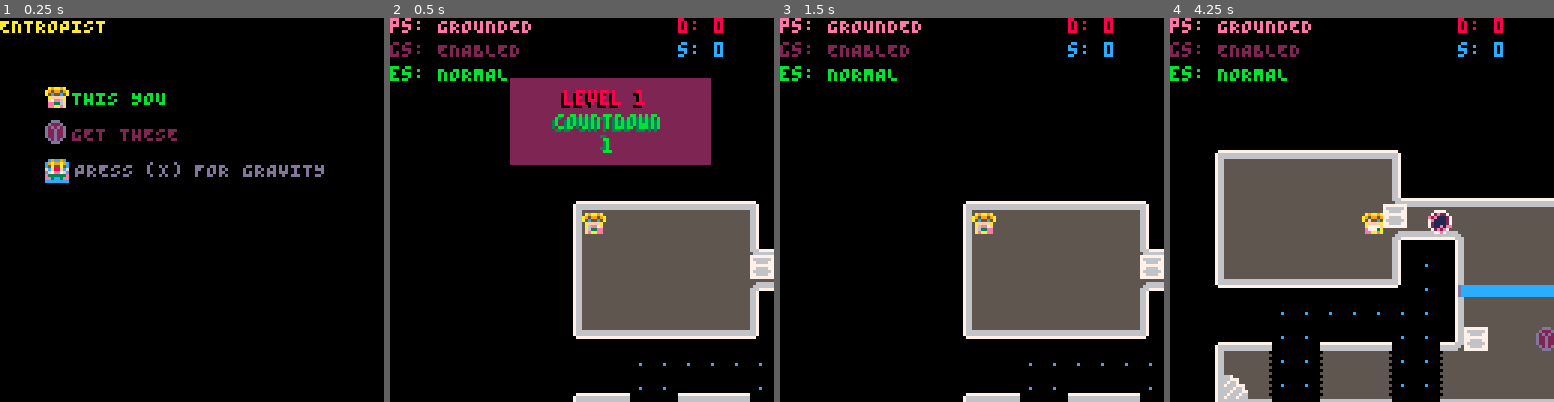
Above: before the commit, frames 1-4 (left to right).
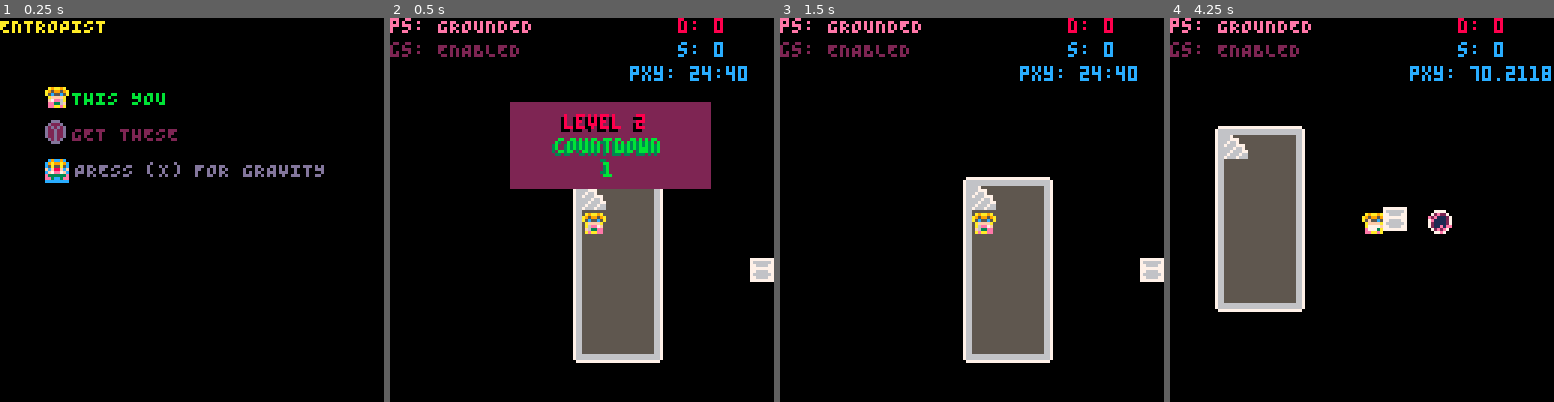
Above: after the commit, the same moments.

Repository: kitasuna/pico8-ttuor
Game: PICO-8 cartridge main.p8
Same seed, same stepped clock (60 frames per second), same inputs: the game is played once before the commit and once after it.
Inputs:
- Up to frame 1 (0.25 s): no input
- Up to frame 2 (0.5 s): tap X (X key) at 0.33 s
- Up to frame 3 (1.5 s): tap O (Z key) at 0.7 s; tap X (X key) at 1.07 s
- Up to frame 4 (4.25 s): hold Right 1.6-2.1 s; tap O (Z key) every 0.4 s from 1.7 to 4.1 s; tap X (X key) at 1.85, 2.97, 4.08 s; hold Up 2.15-2.42 s; hold Right 2.47-3.03 s; hold Left 3.08-3.58 s; hold Down 3.63-3.97 s; hold Right from 4.02 s (still down)

Frame 1 is identical in both runs. In frame 2, 23% of the frame differs, in the area x 0-100%, y 12-100%; in frame 3, 15%; in frame 4, 35%.

Commit message:
checkpointing, player coords need to be adjusted by map offset

Diff:
--- a/level.lua
+++ b/level.lua
@@ -2,17 +2,33 @@
   return {
     {
       label="01",
-      critical_mass=1,
-      map_offset_x = 16,
+      start_tile_x = 0, -- x index of the upper-left map tile to draw
+      start_tile_y = 0, -- y index of the upper left map tile to draw
+      map_offset_x = 0, -- use these values (in pixels) to offset the coordinates of entities and player
+      map_offset_y = 0, -- ... relative to the starting offset coordinate?
+      player_pos_x = ((1*8) + 0),
+      player_pos_y = ((3*8) + 0),
+      map_tile_width = 16,
+      map_tile_height = 14,
+      ents = {
+        {type=ENT_BOX, pos_x= (8*8)+0, pos_y = (5*8)+0},
+        {type=ENT_BOX, pos_x= (12*8)+0, pos_y = (10*8)+0},
+        {type=ENT_ITEM, pos_x= (14*8)+0, pos_y = (10*8)+0},
+        {type=ENT_BEAM, pos_x = (11*8)+0, pos_y = (8*8)+0},
+      }
+    },
+    {
+      label="02",
+      start_tile_x = 18, -- x index of the upper-left map tile to draw
+      start_tile_y = 0, -- y index of the upper left map tile to draw
+      map_offset_x = 16, -- use these values (in pixels) to offset the coordinates of entities and player
       map_offset_y = 16,
       player_pos_x = ((1*8) + 16),
-      player_pos_y = ((4*8) + 16),
+      player_pos_y = ((3*8) + 16),
+      map_tile_width = 5,
+      map_tile_height = 10,
       ents = {
-        {type=ENT_BOX, pos_x= (8*8)+16, pos_y = (6*8)+15},
-        {type=ENT_BOX, pos_x= (11*8)+16, pos_y = (11*8)+16},
-        {type=ENT_ITEM, pos_x= (14*8)+16, pos_y = (11*8)+16},
-        -- {type=ENT_ITEM, pos_x= 40, pos_y = 86},
-        {type=ENT_BEAM, pos_x = (8*11)+16, pos_y = (9*8)+16},
+        {type=ENT_BOX, pos_x= (8*8)+16, pos_y = (5*8)+16},
       }
     },
   }
--- a/main.p8
+++ b/main.p8
@@ -53,15 +53,16 @@
   cls()
 
   camera(-64 + player.pos_x,-64 + player.pos_y)
-  map(0, 0, level.map_offset_x, level.map_offset_y, 128, 32)
+  map(level.start_tile_x, level.start_tile_y, level.map_offset_x, level.map_offset_y, level.map_tile_width, level.map_tile_height)
+  -- map(level.map_offset_x, level.map_offset_y, 0, 0, 128, 32)
   print("ps: "..player.state, player.pos_x-64, player.pos_y-64, CLR_PNK)
   print("gs: "..grav_man.state, player.pos_x-64, player.pos_y-56, CLR_PRP)
-  print("es: "..ent_man.ents[1].state, player.pos_x-64, player.pos_y-48, CLR_GRN)
+  -- print("es: "..ent_man.ents[1].state, player.pos_x-64, player.pos_y-48, CLR_GRN)
   print("d: "..player.deaths, player.pos_x+32, player.pos_y-64, CLR_RED)
   print("s: "..player.score, player.pos_x+32, player.pos_y-56, CLR_BLU)
   -- print("ds: "..player.deaths, player.pos_x-64, player.pos_y-56, 14)
   -- print("fo: "..player.frame_offset, player.pos_x-64, player.pos_y-48, 14)
-  -- print("v: "..player.vel_x..":"..player.vel_y, 15)
+  print("pxy: "..player.pos_x..":"..player.pos_y, player.pos_x+16, player.pos_y-48, CLR_BLU)
   -- printh("v: "..player.vel_x..":"..player.vel_y)
   if player.invincible == false or (frame_counter % 4 == 1) then
     player.draw()
@@ -161,6 +162,14 @@
         end
       end
     end
+
+    local curr_map_x = (get_center_x(player) - player.map_offset_x) \ 8
+    local curr_map_y = (get_center_y(player) - player.map_offset_y) \ 8
+    if fget(mget(curr_map_x, curr_map_y), FLAG_STAIRS) then
+      printh("STAIRS!"..frame_counter)
+    end
+
+    --printh("x,y: "..player.pos_x..","..player.pos_y)
 
     -- if gravity.mass > level.critical_mass then
     if false then
@@ -273,7 +282,7 @@
   -- Load levels
   levels = get_levels()
 
-  level_index = 1
+  level_index = 2
 
   -- Set up timers table for later...
   timers = {}
@@ -481,21 +490,20 @@
 00000000000000000000000000000000000000000000000000000000000000000000000000000000000000000000000000000000000000000000000000000000
 03030303030303030303030303030303000000000000000000000000000000000000000000000000000000000000000000000000000000000000000000000000
 __gff__
-0001010101010101010101010101010101010100000000002040020004040404040404040000000000000010000000000000000000000000000000000000000002000000000000000000000000000000020202020200000000000000000000000000000000000000000000000000000000000000000000000000000000000000
+0001010101010101010101010101010101010100000000002042020004040404040404040000000000000010000000000000000000000000000000000000000002000000000000000000000000000000020202020200000000000000000000000000000000000000000000000000000000000000000000000000000000000000
 0000000000000000000000000000000000000000000000000000000000000000000000000000000000000000000000000000000000000000000000000000000000000000000000000000000000000000000000000000000000000000000000000000000000000000000000000000000000000000000000000000000000000000
 __map__
 555555555555005555555555551a1a1a1a1a1a00000000000000000000000000000000000000000000000000000000000000000000000000000000000000000000000000000000000000000000000000000000000000000000000000000000000000000000000000000000000000000000000000000000000000000000000000
-5555555555550055555555555555555555555500000000000000000000000000000000000000000000000000000000000000000000000000000000000000000000000000000000000000000000000000000000000000000000000000000000000000000000000000000000000000000000000000000000000000000000000000
-5555555555555555555555555555555555555500000000000000000000000000000000000000000000000000000000000000000000000000000000000000000000000000000000000000000000000000000000000000000000000000000000000000000000000000000000000000000000000000000000000000000000000000
-4543434343434343465555555555555555555555000000000000000000000000000000000000000000000000000000000000000000000000000000000000000000000000000000000000000000000000000000000000000000000000000000000000000000000000000000000000000000000000000000000000000000000000
-4140404040404040425555555555555555555555000000000000000000000000000000000000000000000000000000000000000000000000000000000000000000000000000000000000000000000000000000000000000000000000000000000000000000000000000000000000000000000000000000000000000000000000
-4140404040404040494343434343434655555555000000000000000000000000000000000000000000000000000000000000000000000000000000000000000000000000000000000000000000000000000000000000000000000000000000000000000000000000000000000000000000000000000000000000000000000000
-4140404040404040404040404040404255555555000000000000000000000000000000000000000000000000000000000000000000000000000000000000000000000000000000000000000000000000000000000000000000000000000000000000000000000000000000000000000000000000000000000000000000000000
-41404040404040404a444b404040404255555500000000000000000000000000000000000000000000000000000000000000000000000000000000000000000000000000000000000000000000000000000000000000000000000000000000000000000000000000000000000000000000000000000000000000000000000000
-4140404040404040421841404040404255555500000000000000000000000000000000000000000000000000000000000000000000000000000000000000000000000000000000000000000000000000000000000000000000000000000000000000000000000000000000000000000000000000000000000000000000000000
-4844444444444444471830404040404200000000000000000000000000000000000000000000000000000000000000000000000000000000000000000000000000000000000000000000000000000000000000000000000000000000000000000000000000000000000000000000000000000000000000000000000000000000
-5555551818181818181841404040404200000000000000000000000000000000000000000000000000000000000000000000000000000000000000000000000000000000000000000000000000000000000000000000000000000000000000000000000000000000000000000000000000000000000000000000000000000000
-454343181843434318184c404040404200000000000000000000000000000000000000000000000000000000000000000000000000000000000000000000000000000000000000000000000000000000000000000000000000000000000000000000000000000000000000000000000000000000000000000000000000000000
+5555555555550055555555555555555555554543434346000000000000000000000000000000000000000000000000000000000000000000000000000000000000000000000000000000000000000000000000000000000000000000000000000000000000000000000000000000000000000000000000000000000000000000
+4543434343434343465555555555555555554119404042000000000000000000000000000000000000000000000000000000000000000000000000000000000000000000000000000000000000000000000000000000000000000000000000000000000000000000000000000000000000000000000000000000000000000000
+4140404040404040425555555555555555554140404042000000000000000000000000000000000000000000000000000000000000000000000000000000000000000000000000000000000000000000000000000000000000000000000000000000000000000000000000000000000000000000000000000000000000000000
+4140404040404040494343434343434655554140404042000000000000000000000000000000000000000000000000000000000000000000000000000000000000000000000000000000000000000000000000000000000000000000000000000000000000000000000000000000000000000000000000000000000000000000
+4140404040404040404040404040404255554140404042000000000000000000000000000000000000000000000000000000000000000000000000000000000000000000000000000000000000000000000000000000000000000000000000000000000000000000000000000000000000000000000000000000000000000000
+41404040404040404a444b404040404255554140404042000000454343434343434346000000000000000000000000000000000000000000000000000000000000000000000000000000000000000000000000000000000000000000000000000000000000000000000000000000000000000000000000000000000000000000
+4140404040404040421841404040404255554140404042000000411940404040404042000000000000000000000000000000000000000000000000000000000000000000000000000000000000000000000000000000000000000000000000000000000000000000000000000000000000000000000000000000000000000000
+4844444444444444471830404040404255554140404042000000414040404040404042000000000000000000000000000000000000000000000000000000000000000000000000000000000000000000000000000000000000000000000000000000000000000000000000000000000000000000000000000000000000000000
+5555551818181818181841404040404200004844444447000000414040404040404042000000000000000000000000000000000000000000000000000000000000000000000000000000000000000000000000000000000000000000000000000000000000000000000000000000000000000000000000000000000000000000
+454343181843434318184c404040404200000000000000000000484444444444444447000000000000000000000000000000000000000000000000000000000000000000000000000000000000000000000000000000000000000000000000000000000000000000000000000000000000000000000000000000000000000000
 4140531818524053181852404040404200000000000000000000000000000000000000000000000000000000000000000000000000000000000000000000000000000000000000000000000000000000000000000000000000000000000000000000000000000000000000000000000000000000000000000000000000000000
 4119531818524053181852404040404200000000000000000000000000000000000000000000000000000000000000000000000000000000000000000000000000000000000000000000000000000000000000000000000000000000000000000000000000000000000000000000000000000000000000000000000000000000
 4844441818444444181844444444444700000000000000000000000000000000000000000000000000000000000000000000000000000000000000000000000000000000000000000000000000000000000000000000000000000000000000000000000000000000000000000000000000000000000000000000000000000000
--- a/player.lua
+++ b/player.lua
@@ -74,19 +74,6 @@
       player.state = PLAYER_STATE_DEAD_ZAPPED
       player.frame_step = 0
       player.frame_offset = 0
-  end
-
-  player.handle_obs_collision = function(name, payload)
-    player.pos_x = 64
-    player.pos_y = 64
-    player.invincible = true
-    add(timers, {
-      ttl = 120,
-      f = function() end,
-      cleanup = function()
-        player.invincible = false
-      end
-    })
   end
 
   player.handle_proj_expiration = function(name, payload)
--- a/score.lua
+++ b/score.lua
@@ -3,13 +3,5 @@
     score = 0,
   }
 
-  manager.handle_fuel_collision = function(event_name, event_payload)
-    manager.score += 1
-  end
-
-  manager.handle_obs_collision = function(event_name, event_payload)
-    -- manager.score += 1
-  end
-
   return manager
 end
